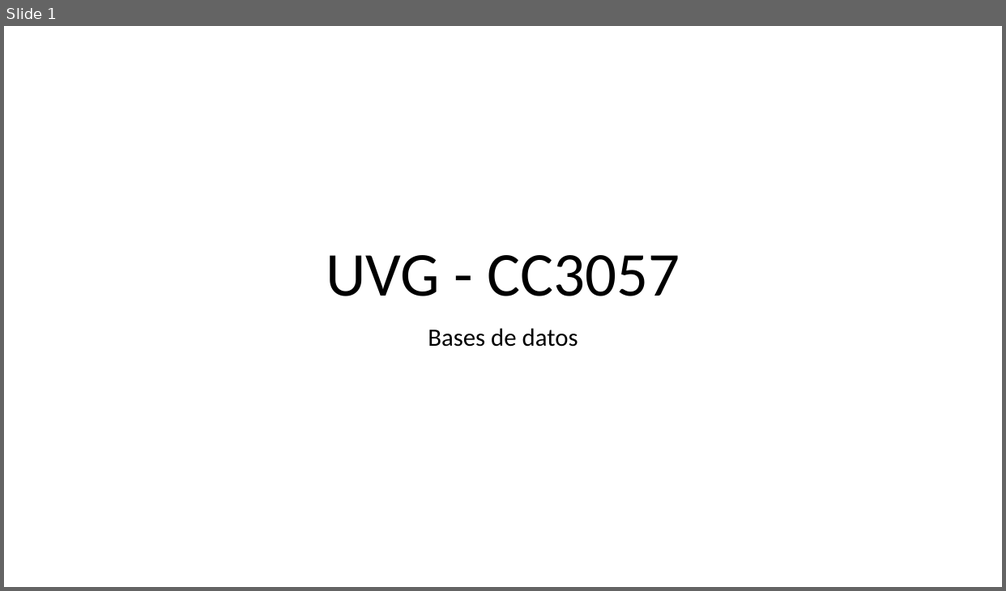
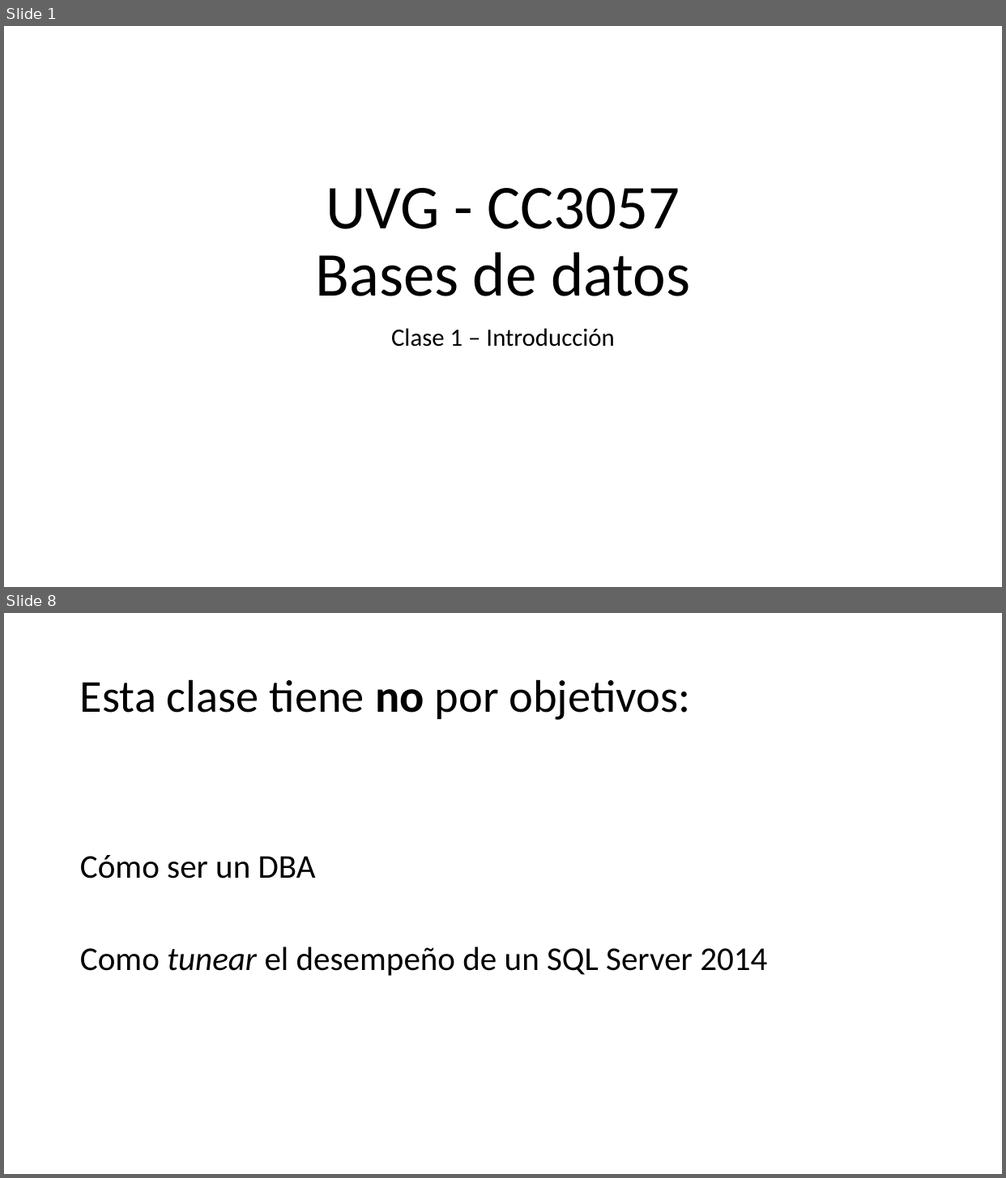
Before and after one commit to hectorh30/cc3057-2017, a slide deck: clases/clase1-introduccion/clase1.pptx. Shown one above the other, each under a label of ours: slide 1 before the commit, slides 1 and 8 after it; the slides between them are not shown. The pictures are 1006x591 and 1006x1178 pixels, drawn with LibreOffice and Linux fonts; fonts in the diff are those of the drawing. Boxes give left, top, right and bottom in pixels: in the first picture for what was removed or moved away, otherwise in the second. Text is boxed around its words. In the diff, an @@ line names an element or a change of style, - is before the commit and + after.

```diff
--- a/clases/clase1-introduccion/clase1.pptx
+++ b/clases/clase1-introduccion/clase1.pptx
@@ slide 8 added at bbox=[4, 613, 1002, 1174], background #FFFFFF @@
@@ title added at bbox=[80, 679, 690, 720], 44 pt, text #000000 @@
+Esta clase tiene no por objetivos:
@@ text added at bbox=[80, 855, 767, 976], 32 pt, text #000000 @@
+Cómo ser un DBA
+Como tunear el desempeño de un SQL Server 2014
@@ slide 1 changed as well @@
@@ title at bbox=[315, 188, 690, 297]: text changed @@
-UVG - CC3057
+UVG - CC3057
+Bases de datos
@@ subtitle at bbox=[391, 328, 614, 347]: text changed @@
-Bases de datos
+Clase 1 – Introducción
```
Also in this commit, not shown: 22 other slides added.
